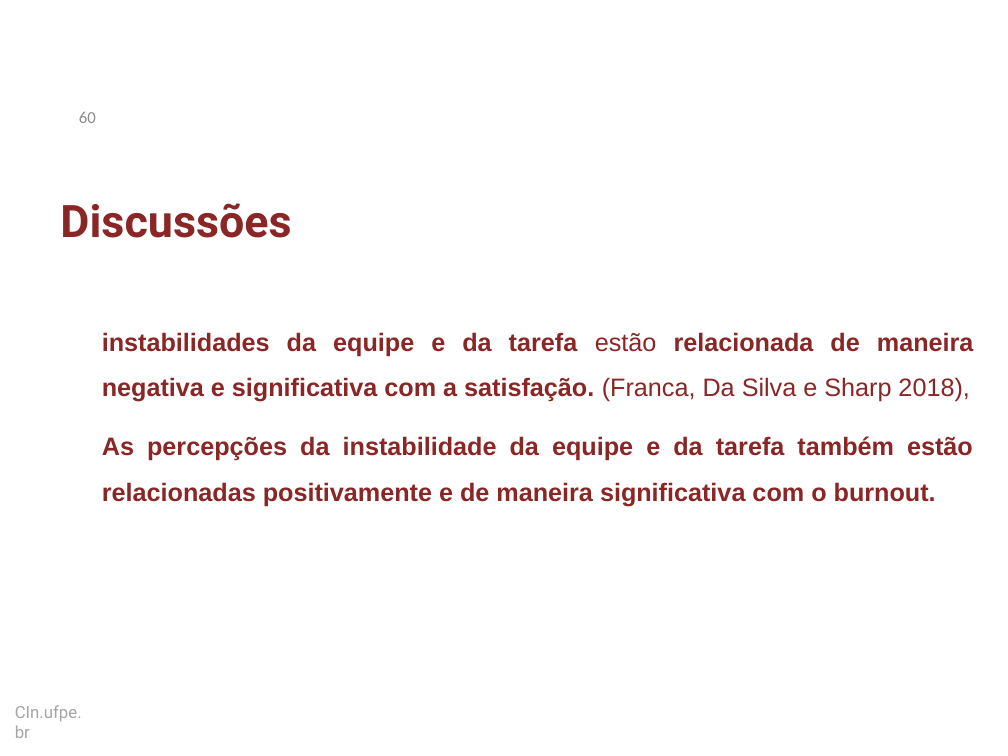
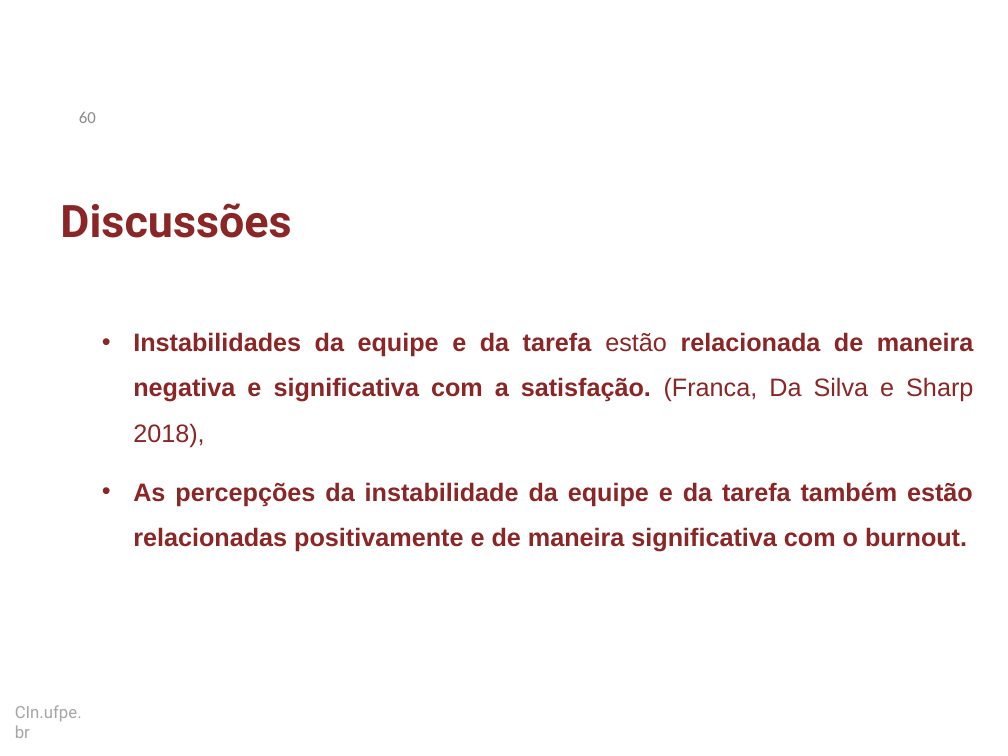
Before and after one commit to dan1lo/doutoradoR, a slide deck: slide 60 of apresentacao doutorado simplificado.pptx. Drawn at 1008x756 pixels with LibreOffice and Linux fonts; fonts in the diff are those of the drawing; background and template pictures are left out. Boxes give left, top, right and bottom in pixels: in the first picture for what was removed or moved away, otherwise in the second. Text is boxed around its words. In the diff, an @@ line names an element or a change of style, - is before the commit and + after.

```diff
--- a/apresentacao doutorado simplificado.pptx
+++ b/apresentacao doutorado simplificado.pptx
@@ text at <box>133,332,974,447</box>: text changed @@
-instabilidades da equipe e da tarefa estão relacionada de maneira negativa e significativa com a satisfação. (Franca, Da Silva e Sharp 2018),
+• Instabilidades da equipe e da tarefa estão relacionada de maneira negativa e significativa com a satisfação. (Franca, Da Silva e Sharp 2018),
@@ text at <box>133,482,973,552</box>: bullet none to • @@
```
Also in this commit, not shown: 8 other slides changed.
